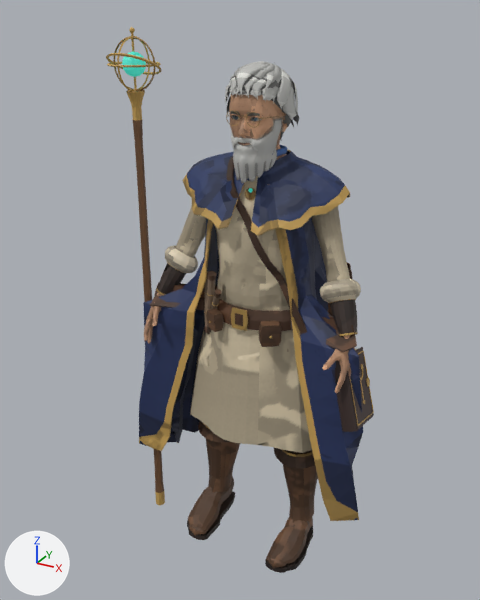
Before and after pictures for a commit that changed the Blender file projects/conquest-units/improved/elias.blend.
Camera for both pictures: a 50 mm lens placed at (0.983, -1.956, 1.916), pointed at (-0.076, -0.031, 0.953). Every picture has the same lights, and +X, +Y and +Z are marked at lower left. The older version comes first.

The first picture shows 'elias', 'elias_book', 'elias_staff'.
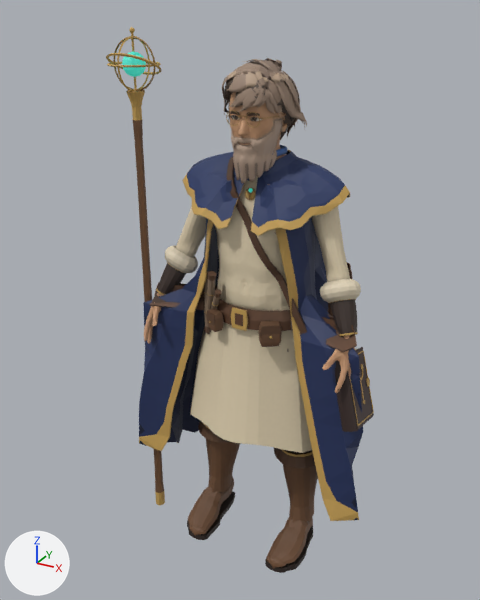
Changed parts and their boxes (x1, y1, x2, y2) in the pictures (480 x 600 px; the box of a moved part takes in the faces that stretch with it):
'elias', reshaped: before (139, 61, 363, 573); after (139, 58, 363, 573)
part 1 of me_elias, moved or reshaped: before (225, 61, 299, 141); after (222, 58, 307, 137)
part 2 of me_elias, surface changed: before (139, 81, 362, 570); after (139, 92, 362, 570)
part 3 of me_elias, recoloured: before (144, 81, 351, 391); after (144, 92, 351, 391)

The edits, one by one:
me_elias is used by ob_elias; location (0.0, 0.0, 0.0).
me_elias had 23640 vertices, 32888 faces and spanned x -0.44..0.48, y -0.26..0.26, z 0.0..1.77.
me_elias now has 25110 vertices, 34422 faces and spans x -0.44..0.48, y -0.26..0.26, z 0.0..1.78.
me_elias part 1: 1014 vertices moved from x -0.1..0.14, y -0.2..0.04, z 1.52..1.77 to x -0.1..0.15, y -0.21..0.06, z 1.52..1.77; 1830 vertices removed from x -0.1..0.14, y -0.2..0.04, z 1.51..1.77; 3300 vertices added at x -0.12..0.17, y -0.21..0.06, z 1.52..1.78.
me_elias part 2: 28863 kept faces spanning x -0.44..0.48, y -0.26..0.26, z 0.0..1.77 get new texture (UV) coordinates.
me_elias part 3: 14721 kept faces spanning x -0.37..0.41, y -0.26..0.06, z 0.79..1.77 get new vertex colours.
